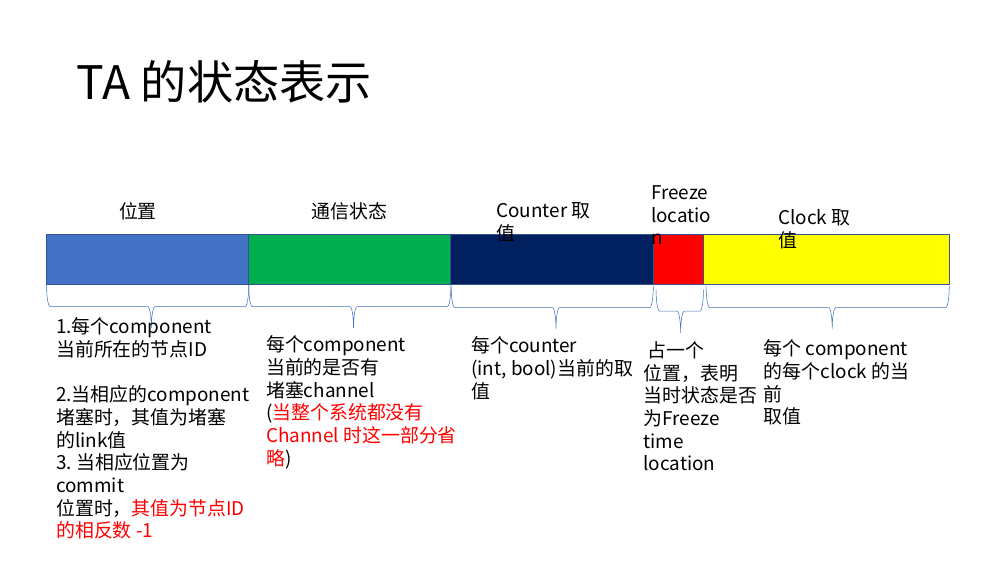
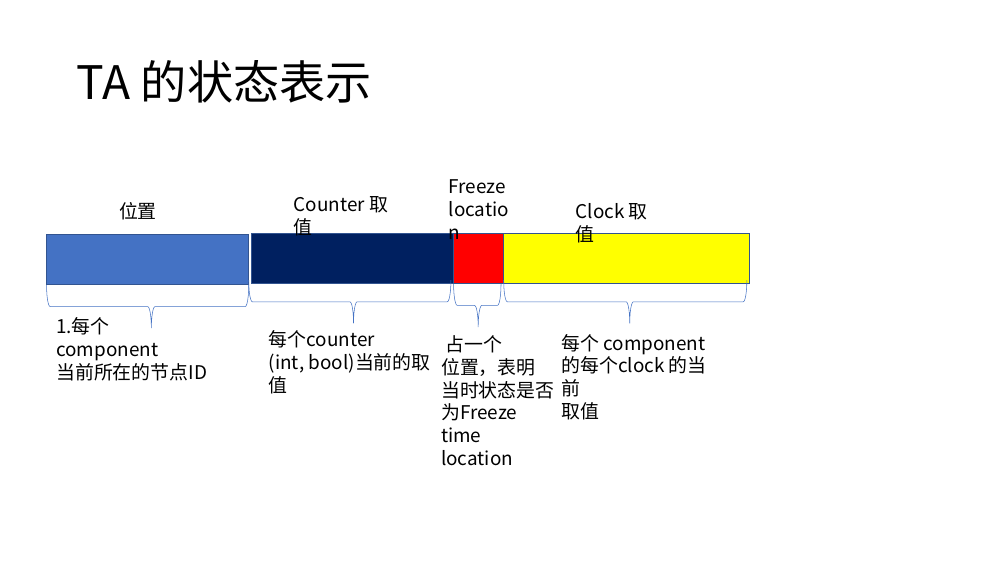
Before and after one commit to djuanbei/graphmodel, a slide deck: slide 5 of Graph model.pptx. Drawn at 1008x567 pixels with LibreOffice and Linux fonts; fonts in the diff are those of the drawing. Boxes give left, top, right and bottom in pixels: in the first picture for what was removed or moved away, otherwise in the second. Text is boxed around its words. In the diff, an @@ line names an element or a change of style, - is before the commit and + after.

```diff
--- a/Graph model.pptx
+++ b/Graph model.pptx
@@ group removed at [249,202,456,444]: 2 texts, 1 rectangle, 1 left brace @@
-每个component
-当前的是否有
-堵塞channel
-(当整个系统都没有
-Channel 时这一部分省略)
-通信状态
@@ 3 rectangles: place and size @@
-3 rectangles at [451,235,950,285]
+3 rectangles at [251,234,749,284]
@@ 5 texts, 3 left braces: place and size @@
-5 texts, 3 left braces at [451,185,949,471]
+5 texts, 3 left braces at [249,179,747,466]
@@ text "每个 component": place and size @@
-text "每个 component" at [764,339,909,425]
+text "每个 component" at [561,334,707,420]
@@ text at [56,385,249,539]: paragraphs removed @@
-2.当相应的component
-堵塞时，其值为堵塞
-的link值
-3. 当相应位置为commit
-位置时，其值为节点ID
-的相反数 -1
```
Also in this commit, not shown: 1 other slide changed, 7 other files.
